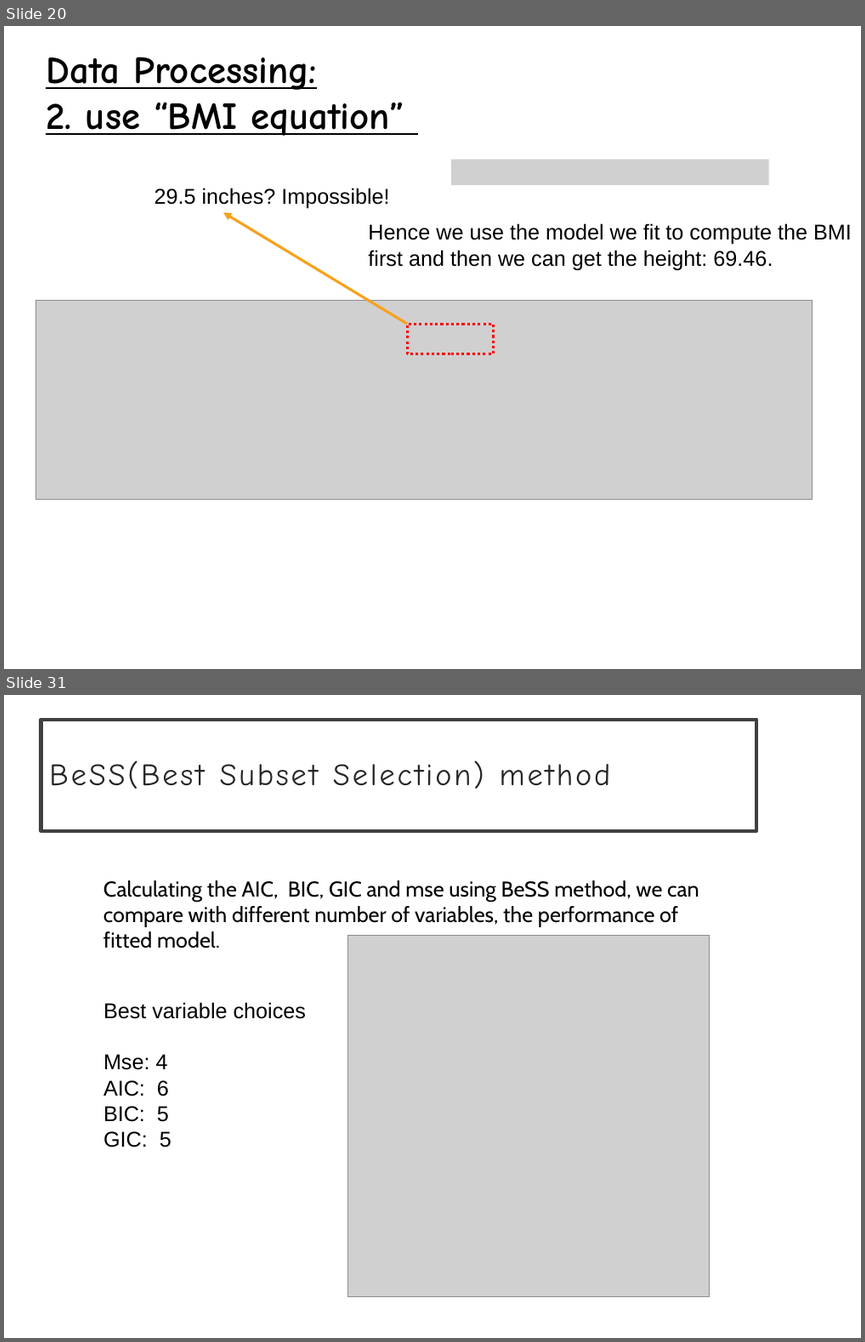
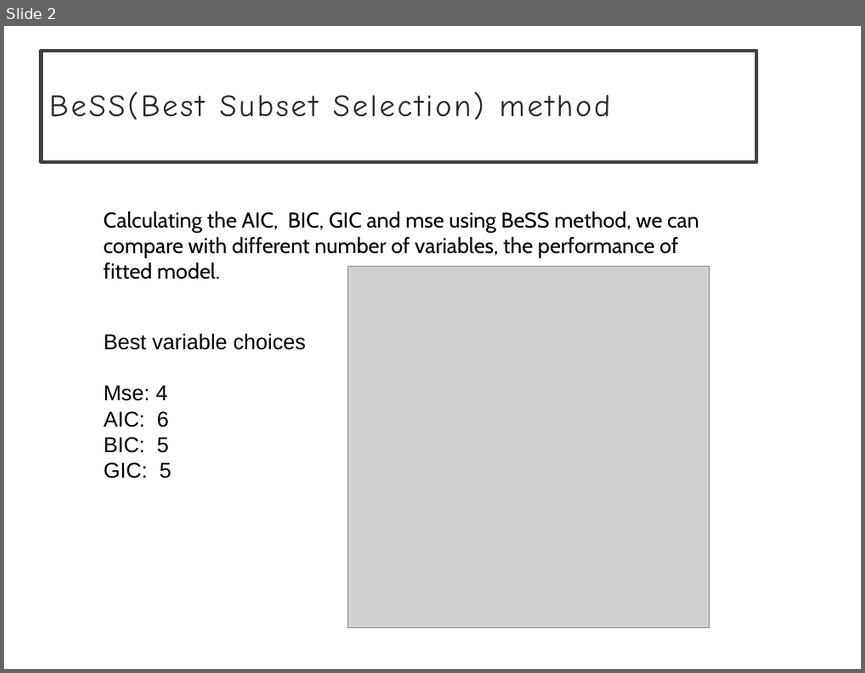
Before and after one commit to MjolnirT/UW-STAT628-M2, a slide deck: slide - Hao.pptx. Shown one above the other, each under a label of ours: slides 20 and 31 before the commit, slide 2 after it; the slides between them are not shown. The pictures are 865x1342 and 865x673 pixels, drawn with LibreOffice and Linux fonts; fonts in the diff are those of the drawing; grey boxes stand for pictures. Boxes give left, top, right and bottom in pixels: in the first picture for what was removed or moved away, otherwise in the second. Text is boxed around its words. In the diff, an @@ line names an element or a change of style, - is before the commit and + after.

```diff
--- a/slide - Hao.pptx
+++ b/slide - Hao.pptx
@@ slide 20 removed at (4, 26, 861, 669), background #FFFFFF @@
@@ text removed at (46, 57, 404, 136) @@
-Data Processing:
-2. use “BMI equation”
@@ picture removed at (451, 159, 769, 184) @@
@@ text removed at (154, 188, 389, 209) @@
-29.5 inches? Impossible!
@@ arrow removed from (407, 324) to (223, 213) @@
@@ text removed at (368, 223, 851, 270) @@
-Hence we use the model we fit to compute the BMI
-first and then we can get the height: 69.46.
@@ picture removed at (36, 301, 813, 499) @@
@@ rectangle removed at (407, 324, 493, 353) @@
@@ what was slide 31 is now slide 2 @@
```
Also in this commit, not shown: 1 slide changed, 1 slide added, 28 other slides removed.
